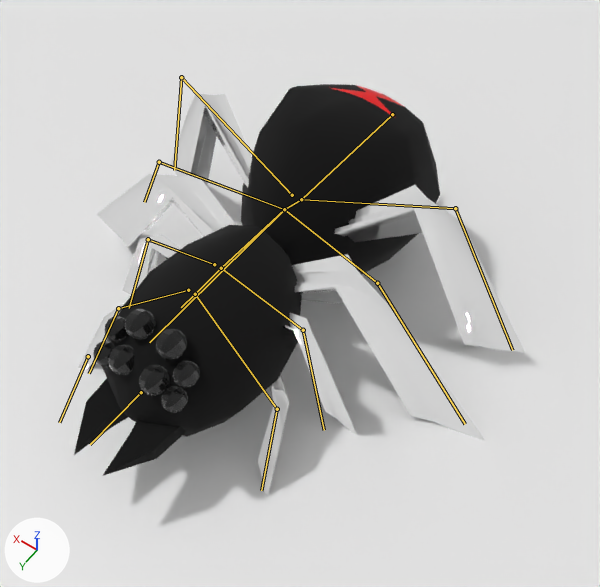
Renders of the Blender file boss_1_v6.blend from each side of a commit.
One viewpoint serves both versions: a 50 mm lens placed at (-6.86, 9.41, 14.16), pointed at (-1.09, 1.34, 1.47). Lighting does not change. The marker at lower left points along +X, +Y and +Z. Both versions are drawn at frame 1 of the action 'attach_1'; the numbers are the values there. The bones that bend it are drawn over the model as lines.
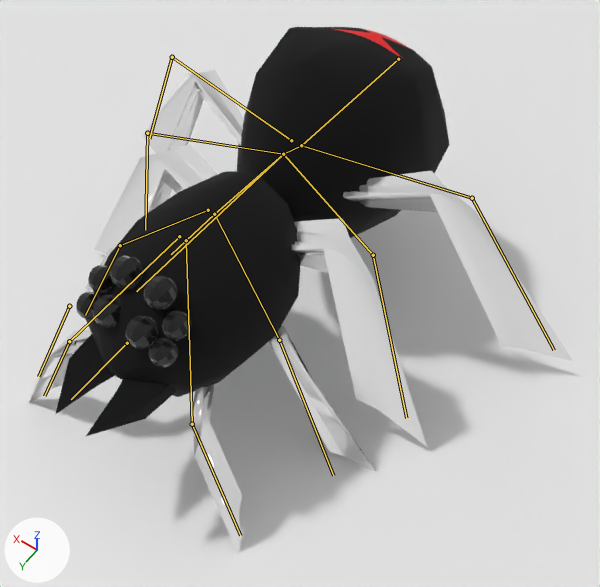
Edits to the bpy script that builds the scene:
```text
Change bone_body:
    where bone_body = bpy.data.objects['Armature'].pose.bones['body']
    bone_body.location: (0.0, 0.0, 0.0) -> (0.0, -0.37, -4.24)
Change bone_leg1_top_l:
    where bone_leg1_top_l = bpy.data.objects['Armature'].pose.bones['leg1_top.l']  # child of 'body'
    bone_leg1_top_l.rotation_quaternion: (1.0, 0.0, 0.0, 0.0) -> (0.986, 0.138, 0.023, -0.088)  # degrees (0, 0, 0) -> degrees (16, 4, -10)
Change bone_leg1_bot_l:
    where bone_leg1_bot_l = bpy.data.objects['Armature'].pose.bones['leg1_bot.l']  # child of 'leg1_top.l'
    bone_leg1_bot_l.rotation_quaternion: (1.0, 0.0, 0.0, 0.0) -> (0.973, -0.189, -0.035, 0.128)  # degrees (0, 0, 0) -> degrees (-22, -1, 15)
Change bone_leg1_top_r:
    where bone_leg1_top_r = bpy.data.objects['Armature'].pose.bones['leg1_top.r']  # child of 'body'
    bone_leg1_top_r.rotation_quaternion: (1.0, 0.0, 0.0, 0.0) -> (0.986, 0.138, -0.023, 0.088)  # degrees (0, 0, 0) -> degrees (16, -4, 10)
Change bone_leg1_bot_r:
    where bone_leg1_bot_r = bpy.data.objects['Armature'].pose.bones['leg1_bot.r']  # child of 'leg1_top.r'
    bone_leg1_bot_r.rotation_quaternion: (1.0, 0.0, 0.0, 0.0) -> (0.973, -0.189, 0.035, -0.128)  # degrees (0, 0, 0) -> degrees (-22, 1, -15)
Change bone_leg4_top_l:
    where bone_leg4_top_l = bpy.data.objects['Armature'].pose.bones['leg4_top.l']  # child of 'body_4'
    bone_leg4_top_l.rotation_quaternion: (1.0, 0.0, 0.0, 0.0) -> (0.955, 0.205, -0.058, 0.205)  # degrees (0, 0, 0) -> degrees (22, -11, 22)
    bone_leg4_top_l.scale: (1.0, 1.0, 1.0) -> (1.15, 1.15, 1.15)
Change bone_leg4_bot_l:
    where bone_leg4_bot_l = bpy.data.objects['Armature'].pose.bones['leg4_bot.l']  # child of 'leg4_top.l'
    bone_leg4_bot_l.rotation_quaternion: (1.0, 0.0, 0.0, 0.0) -> (0.824, -0.337, 0.236, -0.39)  # degrees (0, 0, 0) -> degrees (-48, 7, -54)
    bone_leg4_bot_l.scale: (1.0, 1.0, 1.0) -> (1.0, 1.34, 1.01)
Change bone_leg4_top_r:
    where bone_leg4_top_r = bpy.data.objects['Armature'].pose.bones['leg4_top.r']  # child of 'body_4'
    bone_leg4_top_r.rotation_quaternion: (1.0, 0.0, 0.0, 0.0) -> (0.955, 0.205, 0.058, -0.205)  # degrees (0, 0, 0) -> degrees (22, 11, -22)
    bone_leg4_top_r.scale: (1.0, 1.0, 1.0) -> (1.15, 1.15, 1.15)
Change bone_leg4_bot_r:
    where bone_leg4_bot_r = bpy.data.objects['Armature'].pose.bones['leg4_bot.r']  # child of 'leg4_top.r'
    bone_leg4_bot_r.rotation_quaternion: (1.0, 0.0, 0.0, 0.0) -> (0.824, -0.337, -0.236, 0.39)  # degrees (0, 0, 0) -> degrees (-48, -7, 54)
    bone_leg4_bot_r.scale: (1.0, 1.0, 1.0) -> (1.0, 1.34, 1.01)
Change bone_leg3_top_l:
    where bone_leg3_top_l = bpy.data.objects['Armature'].pose.bones['leg3_top.l']  # child of 'body_3'
    bone_leg3_top_l.rotation_quaternion: (1.0, 0.0, 0.0, 0.0) -> (0.962, 0.245, -0.116, -0.018)  # degrees (0, 0, 0) -> degrees (29, -12, -5)
    bone_leg3_top_l.scale: (1.0, 1.0, 1.0) -> (1.29, 1.29, 1.29)
Change bone_leg3_bot_l:
    where bone_leg3_bot_l = bpy.data.objects['Armature'].pose.bones['leg3_bot.l']  # child of 'leg3_top.l'
    bone_leg3_bot_l.rotation_quaternion: (1.0, 0.0, 0.0, 0.0) -> (0.936, -0.334, -0.094, 0.054)  # degrees (0, 0, 0) -> degrees (-40, -8, 9)
Change bone_leg3_top_r:
    where bone_leg3_top_r = bpy.data.objects['Armature'].pose.bones['leg3_top.r']  # child of 'body_3'
    bone_leg3_top_r.rotation_quaternion: (1.0, 0.0, 0.0, 0.0) -> (0.962, 0.245, 0.116, 0.018)  # degrees (0, 0, 0) -> degrees (29, 12, 5)
    bone_leg3_top_r.scale: (1.0, 1.0, 1.0) -> (1.29, 1.29, 1.29)
Change bone_leg3_bot_r:
    where bone_leg3_bot_r = bpy.data.objects['Armature'].pose.bones['leg3_bot.r']  # child of 'leg3_top.r'
    bone_leg3_bot_r.rotation_quaternion: (1.0, 0.0, 0.0, 0.0) -> (0.936, -0.334, 0.094, -0.054)  # degrees (0, 0, 0) -> degrees (-40, 8, -9)
Change bone_leg2_top_l:
    where bone_leg2_top_l = bpy.data.objects['Armature'].pose.bones['leg2_top.l']  # child of 'body_2'
    bone_leg2_top_l.rotation_quaternion: (1.0, 0.0, 0.0, 0.0) -> (0.988, 0.097, -0.107, -0.046)  # degrees (0, 0, 0) -> degrees (12, -12, -7)
Change bone_leg2_bot_l:
    where bone_leg2_bot_l = bpy.data.objects['Armature'].pose.bones['leg2_bot.l']  # child of 'leg2_top.l'
    bone_leg2_bot_l.rotation_quaternion: (1.0, 0.0, 0.0, 0.0) -> (1.0, -0.008, -0.012, 0.004)  # degrees (0, 0, 0) -> degrees (-1, -1, 0)
Change bone_leg2_top_r:
    where bone_leg2_top_r = bpy.data.objects['Armature'].pose.bones['leg2_top.r']  # child of 'body_2'
    bone_leg2_top_r.rotation_quaternion: (1.0, 0.0, 0.0, 0.0) -> (0.988, 0.097, 0.107, 0.046)  # degrees (0, 0, 0) -> degrees (12, 12, 7)
Change bone_leg2_bot_r:
    where bone_leg2_bot_r = bpy.data.objects['Armature'].pose.bones['leg2_bot.r']  # child of 'leg2_top.r'
    bone_leg2_bot_r.rotation_quaternion: (1.0, 0.0, 0.0, 0.0) -> (1.0, -0.008, 0.012, -0.004)  # degrees (0, 0, 0) -> degrees (-1, 1, 0)
```

Location of each change, (x1, y1, x2, y2) in pixels of the pictures (600 x 587 px):
'Cube', posed (21% wider, 27% taller): before (74, 84, 524, 497); after (29, 27, 572, 553)
bone 'body', root to tip: before (392, 114) to (301, 199); after (398, 59) to (301, 145)
bone 'leg1_top.l', root to tip: before (301, 199) to (455, 208); after (301, 145) to (472, 198)
bone 'leg1_bot.l', root to tip: before (455, 208) to (512, 350); after (472, 198) to (554, 350)
bone 'leg1_top.r', root to tip: before (292, 195) to (181, 77); after (291, 140) to (172, 57)
bone 'leg1_bot.r', root to tip: before (181, 77) to (174, 170); after (172, 57) to (149, 138)
bone 'leg4_top.l', root to tip: before (195, 294) to (277, 409); after (186, 240) to (192, 424)
bone 'leg4_bot.l', root to tip: before (277, 409) to (261, 490); after (192, 424) to (240, 535)
bone 'leg4_top.r', root to tip: before (188, 290) to (118, 308); after (179, 236) to (69, 341)
bone 'leg4_bot.r', root to tip: before (118, 308) to (89, 373); after (69, 341) to (44, 396)
bone 'leg3_top.l', root to tip: before (221, 268) to (303, 330); after (214, 214) to (279, 340)
bone 'leg3_bot.l', root to tip: before (303, 330) to (324, 430); after (279, 340) to (333, 475)
bone 'leg3_top.r', root to tip: before (214, 264) to (148, 239); after (208, 210) to (120, 245)
bone 'leg3_bot.r', root to tip: before (148, 239) to (129, 308); after (120, 245) to (85, 315)
bone 'leg2_top.l', root to tip: before (284, 209) to (377, 283); after (283, 154) to (373, 255)
bone 'leg2_bot.l', root to tip: before (377, 283) to (465, 424); after (373, 255) to (406, 418)
bone 'leg2_top.r', root to tip: before (284, 209) to (159, 162); after (283, 154) to (147, 133)
bone 'leg2_bot.r', root to tip: before (159, 162) to (144, 202); after (147, 133) to (145, 230)
